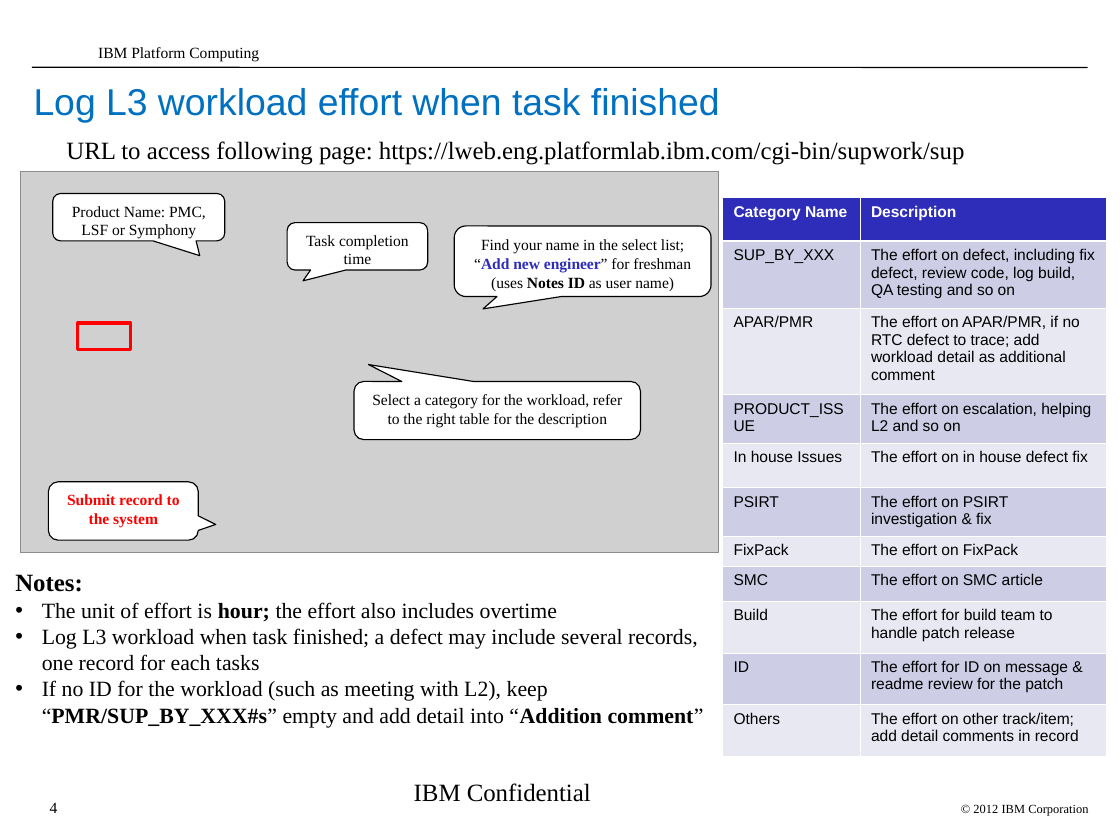
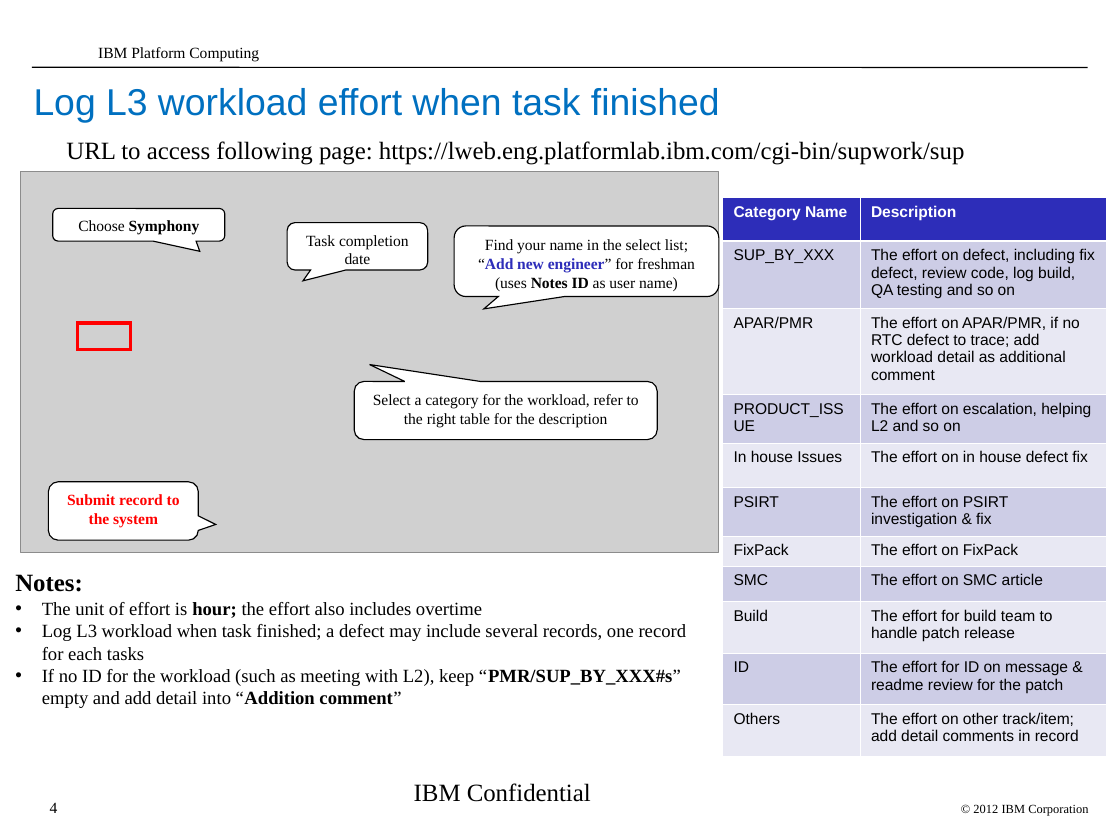
Before and after one commit to dma1982/algo, a slide deck: slide 4 of process/L3_workload_tracing_system_tutorial.ppt. Drawn at 1120x840 pixels with LibreOffice and Linux fonts; fonts in the diff are those of the drawing; grey boxes stand for pictures; background and template pictures are left out. Boxes give left, top, right and bottom in pixels: in the first picture for what was removed or moved away, otherwise in the second. Text is boxed around its words. In the diff, an @@ line names an element or a change of style, - is before the commit and + after.

```diff
--- a/process/L3_workload_tracing_system_tutorial.ppt
+++ b/process/L3_workload_tracing_system_tutorial.ppt
@@ rounded speech box "Choose Symphony": place and size @@
-rounded speech box "Choose Symphony" at [53,194,225,241]
+rounded speech box "Choose Symphony" at [53,208,225,241]
@@ text in rounded speech box at [78,220,200,234]: text changed; bold on @@
-Product Name: PMC, LSF or Symphony
+Choose Symphony
@@ text in rounded speech box at [306,235,409,264]: text changed @@
-Task completion time
+Task completion date
@@ rounded speech box "Find your name in the ...": place and size @@
-rounded speech box "Find your name in the ..." at [455,226,711,297]
+rounded speech box "Find your name in the ..." at [455,226,719,297]
@@ rounded speech box "Select a category for the ...": place and size @@
-rounded speech box "Select a category for the ..." at [354,382,641,440]
+rounded speech box "Select a category for the ..." at [354,382,656,440]
@@ text at [42,602,687,708]: size 14 to 12 pt @@
```
Also in this commit, not shown: 2 other slides changed, 2 slides added, 2 slides removed.
